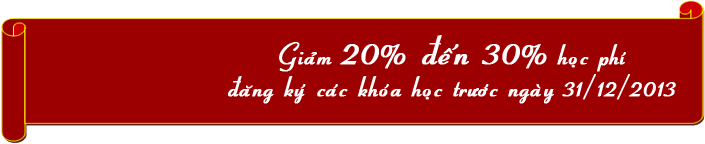
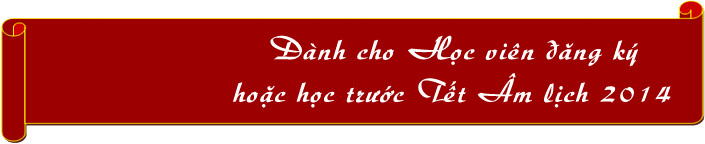
The second 705×144 image is a revision of the first. Changes to its layers:
renamed "Giaûm 20% ñeán 30% hoïc phí ñaêng kyù caùc khoùa hoïc tröôùc ng" to "Dành cho Học viên đăng ký hoặc học trước Tết Âm lịch 2014", painted on it over [228, 35, 676, 108]
